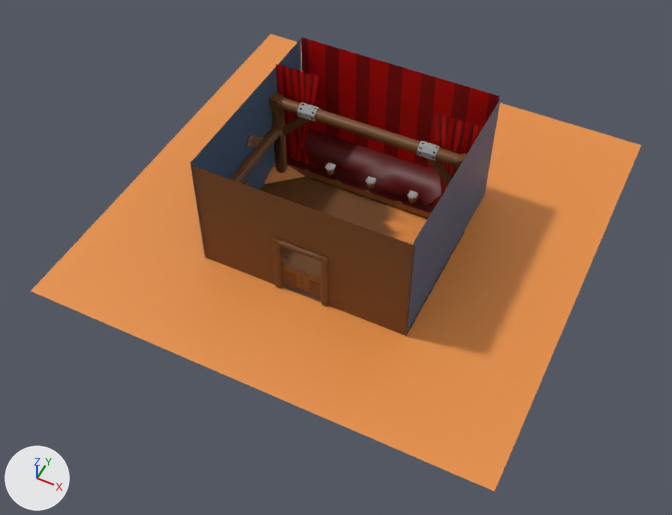
A saved change to the FBX model Assets/Models/newAuctionHall.fbx.
Rendered twice from a 50 mm camera at (48.0, -104.8, 116.6) aimed at (1.8, -12.4, 1.1). Lighting does not change. The marker at lower left points along +X, +Y and +Z.

In view in the first picture: 'AuctionHall'.
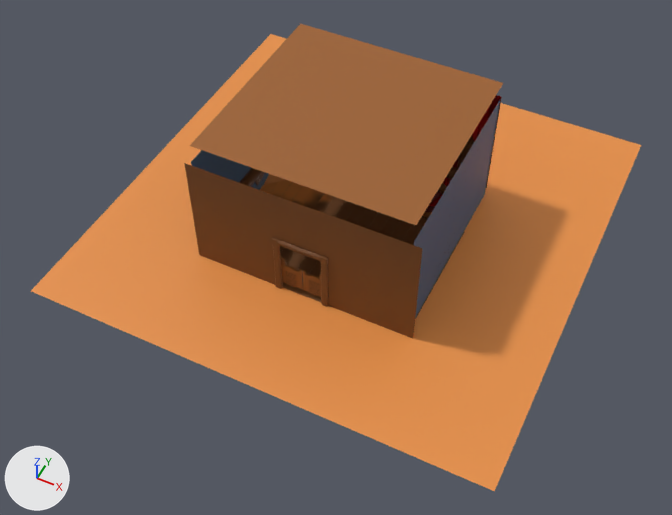
Location of each change, [x1, y1, x2, y2] in pixels of the pictures (672 x 515 px; the box of a moved part takes in the faces that stretch with it):
'AuctionHall', reshaped: before [31, 34, 641, 491]; after [31, 24, 641, 491]
part 1 of me_cube_004, added: after [239, 168, 263, 187]
part 2 of me_cube_004, added: after [271, 180, 292, 198]
part 3 of me_cube_004, added: after [261, 181, 280, 194]
part 4 of me_cube_004, added: after [292, 186, 313, 205]
part 5 of me_cube_004, added: after [281, 182, 303, 201]
part 6 of me_cube_004, added: after [280, 248, 295, 265]
part 7 of me_cube_004, added: after [314, 194, 334, 213]
part 8 of me_cube_004, added: after [303, 190, 324, 209]
part 9 of me_cube_004, added: after [286, 256, 318, 292]
part 10 of me_cube_004, added: after [335, 201, 357, 221]
part 11 of me_cube_004, added: after [274, 252, 307, 288]
part 12 of me_cube_004, added: after [325, 197, 345, 217]
part 13 of me_cube_004, added: after [309, 294, 321, 301]
part 14 of me_cube_004, added: after [357, 209, 378, 229]
part 15 of me_cube_004, added: after [297, 261, 321, 297]
part 16 of me_cube_004, added: after [347, 205, 368, 225]
part 17 of me_cube_004, added: after [380, 216, 401, 237]
part 18 of me_cube_004, added: after [369, 213, 390, 233]
part 19 of me_cube_004, added: after [403, 217, 427, 245]
part 20 of me_cube_004, added: after [392, 221, 412, 241]
part 21 of me_cube_004, rebuilt (not visible afterwards): before [282, 117, 311, 136]
part 22 of me_cube_004, rebuilt: before [425, 158, 453, 186]; after [438, 183, 447, 195]
part 23 of me_cube_004, rebuilt: before [301, 37, 499, 170]; after [478, 95, 502, 188]
part 24 of me_cube_004, moved or reshaped: before [190, 39, 501, 336]; after [184, 24, 503, 339]

The change, as a list of edits to the scene's bpy script:
```text
Change me_cube_004:
    remove me_cube_004.from_pydata(...)  # 668 vertices, 562 faces; spans x -40.0..40.0, y -40.0..40.0, z -1.0..22.1
    add me_cube_004.from_pydata(...)  # 1036 vertices, 846 faces; spans x -40.0..40.0, y -40.0..40.0, z -0.5..24.4
    me_cube_004 part 1: a new loose piece, an 8-sided cylinder along y spanning x -18.0..-16.0, y -20.0..2.0, z 6.0..8.0, in mat_auctionhall (picture img_auctionhall_png)
    me_cube_004 part 2: a new loose piece, a box spanning x -16.0..-14.0, y -6.2..4.0, z -0.4..-0.2, in mat_auctionhall (picture img_auctionhall_png)
    me_cube_004 part 3: a new loose piece, a box spanning x -18.1..-16.1, y -10.5..4.1, z -0.4..-0.2, in mat_auctionhall (picture img_auctionhall_png)
    me_cube_004 part 4: a new loose piece, a box spanning x -11.7..-9.7, y -6.2..4.0, z -0.4..-0.2, in mat_auctionhall (picture img_auctionhall_png)
    me_cube_004 part 5: a new loose piece, a box spanning x -13.8..-11.8, y -10.5..4.1, z -0.4..-0.2, in mat_auctionhall (picture img_auctionhall_png)
    me_cube_004 part 6: a new loose piece, a box spanning x -7.4..-5.4, y -20.9..-6.3, z -0.4..-0.2, in mat_auctionhall (picture img_auctionhall_png)
    me_cube_004 part 7: a new loose piece, a box spanning x -7.4..-5.4, y -6.2..4.0, z -0.4..-0.2, in mat_auctionhall (picture img_auctionhall_png)
    me_cube_004 part 8: a new loose piece, a box spanning x -9.5..-7.5, y -10.5..4.1, z -0.4..-0.2, in mat_auctionhall (picture img_auctionhall_png)
    me_cube_004 part 9: a new loose piece, a box spanning x -3.1..-1.1, y -20.9..-6.3, z -0.4..-0.2, in mat_auctionhall (picture img_auctionhall_png)
    me_cube_004 part 10: a new loose piece, a box spanning x -3.1..-1.1, y -6.2..4.0, z -0.4..-0.2, in mat_auctionhall (picture img_auctionhall_png)
    me_cube_004 part 11: a new loose piece, a box spanning x -5.2..-3.2, y -21.0..-10.6, z -0.4..-0.2, in mat_auctionhall (picture img_auctionhall_png)
    me_cube_004 part 12: a new loose piece, a box spanning x -5.2..-3.2, y -10.5..4.1, z -0.4..-0.2, in mat_auctionhall (picture img_auctionhall_png)
    me_cube_004 part 13: a new loose piece, a box spanning x 1.2..3.2, y -20.9..-6.3, z -0.4..-0.2, in mat_auctionhall (picture img_auctionhall_png)
    me_cube_004 part 14: a new loose piece, a box spanning x 1.2..3.2, y -6.2..4.0, z -0.4..-0.2, in mat_auctionhall (picture img_auctionhall_png)
    me_cube_004 part 15: a new loose piece, a box spanning x -0.9..1.1, y -21.0..-10.6, z -0.4..-0.2, in mat_auctionhall (picture img_auctionhall_png)
    me_cube_004 part 16: a new loose piece, a box spanning x -0.9..1.1, y -10.5..4.1, z -0.4..-0.2, in mat_auctionhall (picture img_auctionhall_png)
    me_cube_004 part 17: a new loose piece, a box spanning x 5.5..7.5, y -6.2..4.0, z -0.4..-0.2, in mat_auctionhall (picture img_auctionhall_png)
    me_cube_004 part 18: a new loose piece, a box spanning x 3.4..5.4, y -10.5..4.1, z -0.4..-0.2, in mat_auctionhall (picture img_auctionhall_png)
    me_cube_004 part 19: a new loose piece, a box spanning x 9.8..11.8, y -6.2..4.0, z -0.4..-0.2, in mat_auctionhall (picture img_auctionhall_png)
    me_cube_004 part 20: a new loose piece, a box spanning x 7.7..9.7, y -10.5..4.1, z -0.4..-0.2, in mat_auctionhall (picture img_auctionhall_png)
    me_cube_004 part 21: the loose piece of 16 vertices spanning x -17.2..-9.2, y 2.6..3.7, z 8.8..16.8 is rebuilt with 16 vertices and now spans x -17.4..-10.0, y 2.3..3.7, z 5.5..12.9
    me_cube_004 part 22: the loose piece of 16 vertices spanning x 9.2..17.2, y 2.6..3.7, z 8.8..16.8 is rebuilt with 16 vertices and now spans x 9.9..17.3, y 2.3..3.7, z 5.5..12.9
    me_cube_004 part 23: the loose piece of 4 vertices spanning x -18.1..18.1, y 14.0, z 1.5..21.9 is rebuilt with 4 vertices and now spans x -18.5..18.5, y 14.0, z 1.5..21.9
    me_cube_004 part 24: 4 vertices moved from x -18.3..18.3, y -21.2, z -0.3..21.3 to x -18.3..18.3, y -21.0, z -0.3..21.3; 210 vertices removed from x -18.5..18.5, y -21.0..4.2, z -1.0..20.5; 330 vertices added at x -19.6..19.6, y -21.0..14.2, z -0.5..24.4
```
